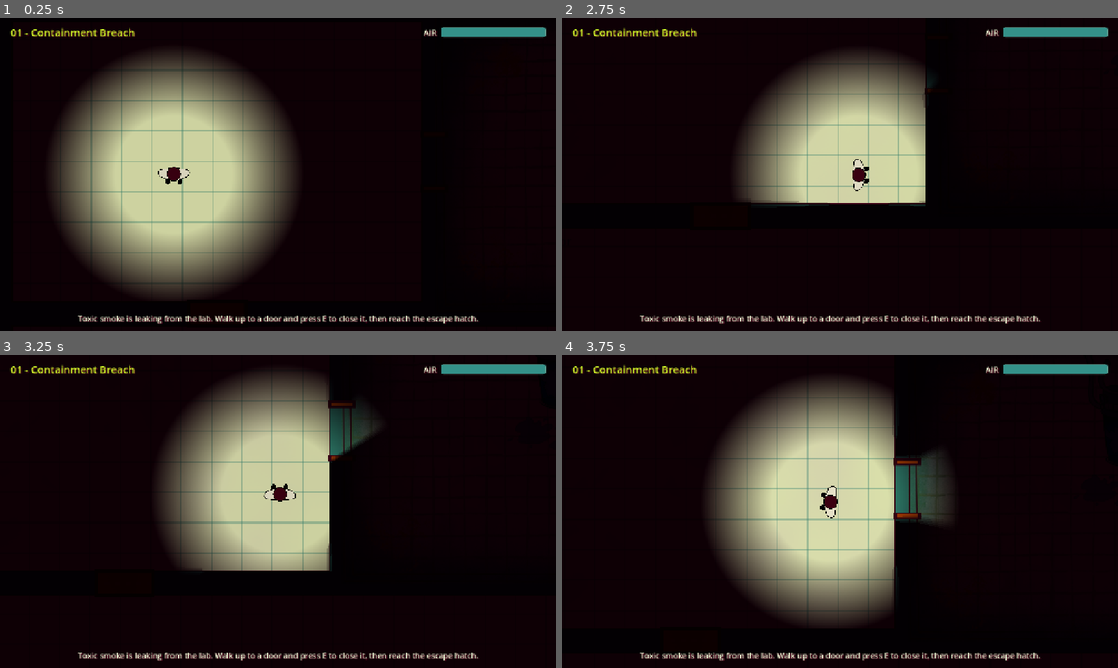
Above: before the commit, frames 1-4 (two rows, left to right).
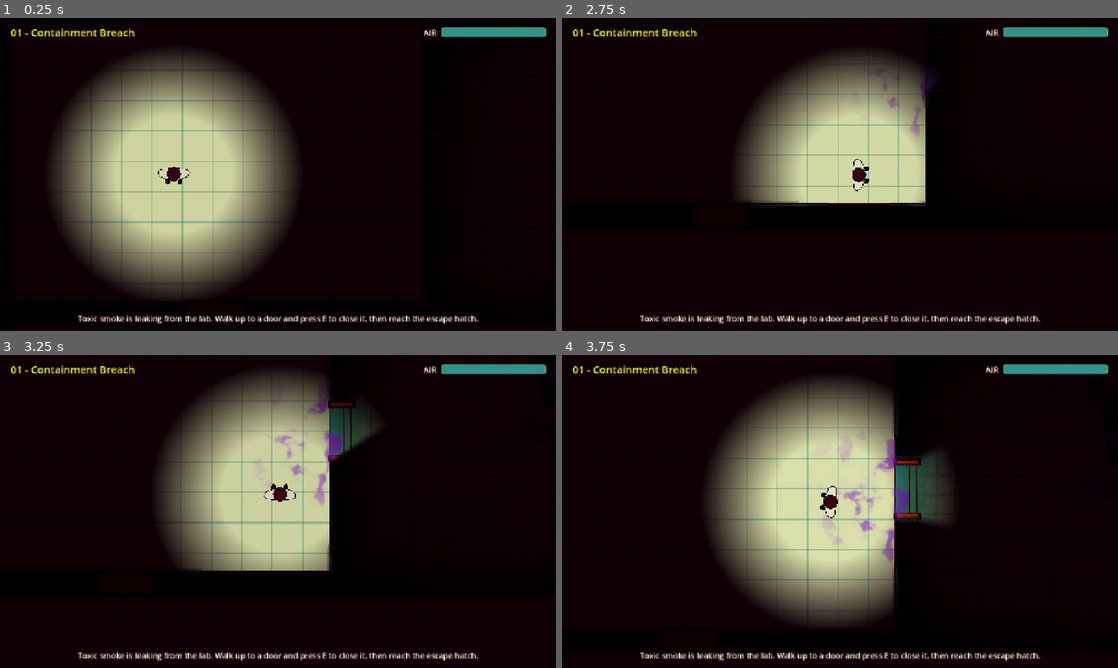
Above: after the commit, the same moments.

Repository: lvntszcs/jam26
Game: Godot game, scene res://scenes/main.tscn
Same seed, same stepped clock (60 frames per second), same inputs: the game is played once before the commit and once after it.
Inputs:
- Up to frame 1 (0.25 s): no input
- Up to frame 2 (2.75 s): tap E (interact) at 0.5, 1.35, 2 s; hold D (move_right) 0.53-1.28 s; hold E (interact) 0.53-1.28 s; hold S (move_down) 1.28-2.03 s; hold D (move_right) from 2.03 s (still down); hold E (interact) from 2.03 s (still down)
- Up to frame 3 (3.25 s): release D (move_right) at 2.78 s; release E (interact) at 2.78 s; hold W (move_up) from 2.78 s (still down); tap E (interact) at 2.85 s
- Up to frame 4 (3.75 s): tap E (interact) at 3.5 s; release W (move_up) at 3.53 s; hold A (move_left) from 3.53 s (still down); hold E (interact) from 3.53 s (still down)

Frame 1 is identical in both runs. In frame 2, 0.2% of the frame differs, in the area x 57-66%, y 19-38%; in frame 3, 0.7%; in frame 4, 1.0%, in the area x 47-63%, y 26-67%.

Commit message:
Animate the smoke with a tileable frame texture
Each room draws its smoke with a shader that tiles the ArtTheme's
smoke_frames in world space and cycles through them (with optional
crossfade and drift). A coarse per-room density grid places the smoke:
it enters at sources and doors from smokier rooms, spreads, and leaves
at vents and doors to cleaner rooms, while its total follows the room's
gameplay smoke level. Thin smoke keeps only the texture's thickest
parts, so cloud edges are ragged without needing edge tiles. All look
and spread settings live in config/smoke.tres with a per-level
override. Replaces the old drifting-puff overlay; includes two seamless
placeholder frames.

Co-Authored-By: Claude Opus 5.5 <noreply@anthropic.com>

Diff:
--- a/art/art_theme.tres
+++ b/art/art_theme.tres
@@ -8,7 +8,8 @@
 [ext_resource type="Texture2D" path="res://art/placeholder/vent_off.png" id="10_voff"]
 [ext_resource type="Texture2D" path="res://art/placeholder/smoke_source.png" id="11_source"]
 [ext_resource type="Texture2D" path="res://art/placeholder/exit.png" id="12_exit"]
-[ext_resource type="Texture2D" path="res://art/placeholder/smoke.png" id="13_smoke"]
+[ext_resource type="Texture2D" path="res://art/placeholder/smoke_frame_1.png" id="13_smoke1"]
+[ext_resource type="Texture2D" path="res://art/placeholder/smoke_frame_2.png" id="16_smoke2"]
 [ext_resource type="Texture2D" path="res://art/placeholder/highlight.png" id="14_highlight"]
 
 [resource]
@@ -20,7 +21,5 @@
 vent_off = ExtResource("10_voff")
 smoke_source = ExtResource("11_source")
 exit = ExtResource("12_exit")
-smoke = ExtResource("13_smoke")
-smoke_tint = Color(0.588235, 0.145098, 0.992157, 1)
-smoke_max_alpha = 0.5
+smoke_frames = Array[Texture2D]([ExtResource("13_smoke1"), ExtResource("16_smoke2")])
 highlight = ExtResource("14_highlight")
--- /dev/null
+++ b/config/smoke.tres
@@ -0,0 +1,18 @@
+[gd_resource type="Resource" script_class="SmokeConfig" format=3]
+
+[ext_resource type="Script" path="res://scripts/smoke/smoke_config.gd" id="1_config"]
+
+[resource]
+script = ExtResource("1_config")
+tint = Color(0.588235, 0.145098, 0.992157, 1)
+opacity = 0.85
+tile_size = 360.0
+alpha_source = 0
+frame_rate = 3.0
+crossfade = 0.25
+drift = Vector2(14, -8)
+edge_breakup = 0.7
+edge_softness = 0.25
+cell_size = 50.0
+spread_speed = 6.0
+fill_speed = 2.0
--- a/scripts/core/art_theme.gd
+++ b/scripts/core/art_theme.gd
@@ -33,12 +33,11 @@
 @export var exit: Texture2D
 
 @export_group("Effects")
-## One smoke puff. Keep it white/grey and set the color with smoke_tint,
-## or paint it in color and set smoke_tint to white.
-@export var smoke: Texture2D
-@export var smoke_tint := Palette.VIOLET
-## Opacity of a single puff in a room full of smoke. Puffs overlap, so keep this low.
-@export_range(0.0, 1.0) var smoke_max_alpha := 0.5
+## Animation frames of the smoke, played in order and looped. Each frame must tile seamlessly
+## (its left edge continues its right edge, and its top continues its bottom), and all frames
+## should be the same size. Color, size on screen, speed and edges are set in
+## res://config/smoke.tres.
+@export var smoke_frames: Array[Texture2D] = []
 ## Drawn around the object the player can interact with.
 @export var highlight: Texture2D
 
--- a/scripts/level/level.gd
+++ b/scripts/level/level.gd
@@ -19,6 +19,8 @@
 @export var door_flow := 0.5
 ## Local illumination for this level. Leave empty to use res://config/lighting.tres.
 @export var lighting: LightingConfig
+## How the smoke looks in this level. Leave empty to use res://config/smoke.tres.
+@export var smoke_config: SmokeConfig
 
 var player: Player
 var rooms: Array[Room] = []
@@ -40,6 +42,7 @@
 		object.setup(self, room_at(object.global_position))
 		if object.room == null and not object is Door:
 			push_warning("%s is not inside any room." % object.name)
+	_setup_smoke()
 	_spawn_player()
 	_setup_lighting()
 	_highlight = Sprite2D.new()
@@ -156,6 +159,15 @@
 	player.camera.limit_right = int(area.end.x)
 	player.camera.limit_bottom = int(area.end.y)
 	player.camera.reset_smoothing()
+
+
+## Gives every room a SmokeSurface that draws its smoke.
+func _setup_smoke() -> void:
+	var config := smoke_config if smoke_config else SmokeConfig.load_default()
+	for room in rooms:
+		var surface := SmokeSurface.new()
+		surface.setup(self, room, config)
+		room.add_child(surface)
 
 
 ## Darkens the world with a CanvasModulate and gives the player's light its settings.
--- a/scripts/level/room.gd
+++ b/scripts/level/room.gd
@@ -66,7 +66,7 @@
 	return {"edge": edge, "along": along, "distance": distances[edge]}
 
 
-## Builds the wall colliders and the smoke overlay. Called by the Level after doors are linked.
+## Builds the wall colliders. Called by the Level after doors are linked.
 func build() -> void:
 	for edge: Edge in Edge.values():
 		var horizontal := edge == Edge.TOP or edge == Edge.BOTTOM
@@ -79,9 +79,6 @@
 		for span in spans:
 			if span.y - span.x > 1.0:
 				_add_wall(edge, span)
-	var overlay := SmokeOverlay.new()
-	overlay.room = self
-	add_child(overlay)
 
 
 func _cut(spans: Array[Vector2], from: float, to: float) -> Array[Vector2]:
--- a/scripts/level/smoke_overlay.gd
+++ /dev/null
@@ -1,68 +0,0 @@
-class_name SmokeOverlay
-extends Node2D
-## Draws a room's smoke as slowly drifting puffs (one Sprite2D each). Their opacity follows the
-## room's smoke level. Created by Room.build(), so it isn't saved in any scene.
-
-## Distance between puff centres.
-@export var spacing := 120.0
-## Puff size as a multiple of `spacing`. Above 1, puffs overlap and blend.
-@export var puff_scale := 2.2
-## How far puffs wander from their resting spot, in pixels.
-@export var drift := 24.0
-## How quickly the drawn smoke catches up with the simulation.
-@export var smoothing := 2.5
-
-var room: Room
-var _shown := 0.0
-var _time := 0.0
-var _puffs: Array[Dictionary] = []
-
-
-func _ready() -> void:
-	z_index = 3
-	texture_filter = CanvasItem.TEXTURE_FILTER_LINEAR
-	_shown = room.smoke
-	var art := ArtTheme.active()
-	var rng := RandomNumberGenerator.new()
-	rng.seed = hash(room.get_path())
-	var inset := spacing * 0.5
-	var y := inset
-	while y < room.size.y:
-		var x := inset
-		while x < room.size.x:
-			var sprite := Sprite2D.new()
-			sprite.texture = art.smoke
-			if art.smoke:
-				sprite.scale = Vector2.ONE * spacing * puff_scale / art.smoke.get_size()
-			sprite.rotation = rng.randf() * TAU
-			add_child(sprite)
-			_puffs.append({
-				"sprite": sprite,
-				"home": Vector2(x, y) + Vector2(rng.randf_range(-0.3, 0.3), rng.randf_range(-0.3, 0.3)) * spacing,
-				"phase": rng.randf() * TAU,
-				"speed": rng.randf_range(0.2, 0.5),
-				"weight": rng.randf_range(0.6, 1.0),
-			})
-			x += spacing
-		y += spacing
-	_update_puffs()
-
-
-func _process(delta: float) -> void:
-	_time += delta
-	_shown = lerpf(_shown, room.smoke, minf(1.0, delta * smoothing))
-	_update_puffs()
-
-
-func _update_puffs() -> void:
-	visible = _shown >= 0.005
-	if not visible:
-		return
-	var art := ArtTheme.active()
-	for puff in _puffs:
-		var t: float = _time * puff.speed + puff.phase
-		var sprite: Sprite2D = puff.sprite
-		sprite.position = puff.home + Vector2(sin(t), cos(t * 0.8)) * drift
-		var color := art.smoke_tint
-		color.a *= _shown * art.smoke_max_alpha * puff.weight
-		sprite.modulate = color
--- /dev/null
+++ b/scripts/smoke/smoke.gdshader
@@ -0,0 +1,41 @@
+shader_type canvas_item;
+// Draws a room's smoke: a tileable, animated texture repeated in world space, shown only where
+// the room's density grid (this sprite's TEXTURE, one texel per cell) says there is smoke.
+// Thin smoke keeps only the texture's thickest parts, so clouds get ragged edges without
+// needing dedicated edge tiles.
+
+uniform sampler2D frame_a : source_color, repeat_enable, filter_linear;
+uniform sampler2D frame_b : source_color, repeat_enable, filter_linear;
+// 0 shows frame_a, 1 shows frame_b.
+uniform float blend : hint_range(0.0, 1.0) = 0.0;
+uniform vec4 tint : source_color = vec4(1.0);
+uniform float opacity : hint_range(0.0, 1.0) = 0.85;
+uniform float tile_size = 360.0;
+uniform vec2 drift = vec2(0.0);
+uniform bool luminance_as_alpha = false;
+uniform float edge_breakup : hint_range(0.0, 1.0) = 0.7;
+uniform float edge_softness : hint_range(0.01, 1.0) = 0.25;
+
+varying vec2 world_position;
+
+void vertex() {
+	world_position = (MODEL_MATRIX * vec4(VERTEX, 0.0, 1.0)).xy;
+}
+
+void fragment() {
+	float density = texture(TEXTURE, UV).r;
+	vec2 smoke_uv = (world_position - drift * TIME) / tile_size;
+	vec4 smoke = mix(texture(frame_a, smoke_uv), texture(frame_b, smoke_uv), blend);
+	float thickness = luminance_as_alpha ? dot(smoke.rgb, vec3(0.299, 0.587, 0.114)) : smoke.a;
+
+	// Even fade vs. ragged edge: as density drops, only the texture's thicker areas survive.
+	// The threshold runs from above the thickest possible value (density 0: nothing shows)
+	// to below the thinnest (density 1: the whole texture shows).
+	float fade = thickness * density;
+	float threshold = mix(1.0 + edge_softness, -edge_softness, density);
+	float ragged = thickness * smoothstep(threshold - edge_softness, threshold + edge_softness, thickness);
+	float alpha = mix(fade, ragged, edge_breakup) * opacity * tint.a;
+
+	vec3 color = luminance_as_alpha ? vec3(1.0) : smoke.rgb;
+	COLOR = vec4(color * tint.rgb, alpha);
+}
--- /dev/null
+++ b/scripts/smoke/smoke_config.gd
@@ -0,0 +1,55 @@
+@tool
+class_name SmokeConfig
+extends Resource
+## How the smoke looks and spreads on screen. The default is res://config/smoke.tres, and a
+## Level can use its own through its `smoke_config` property. The smoke art itself (the
+## tileable animation frames) is `smoke_frames` in res://art/art_theme.tres.
+## These settings only change the visuals: how much smoke a room holds, and how dangerous it
+## is, is decided by the smoke sources, vents and doors.
+
+const DEFAULT_PATH := "res://config/smoke.tres"
+
+enum AlphaSource {
+	## Use the texture's own transparency (for frames painted on a transparent background).
+	ALPHA,
+	## Use the texture's brightness (for frames painted white-on-black with no transparency).
+	LUMINANCE,
+}
+
+@export_group("Look")
+## Multiplied with the frames' colors. Use white for frames that are already colored.
+@export var tint := Palette.VIOLET
+## Opacity of a room completely full of smoke.
+@export_range(0.0, 1.0) var opacity := 0.85
+## Width and height in world pixels of one repeat of the tileable texture
+## (a room is about 1000 wide).
+@export var tile_size := 360.0
+## Which channel of the frames says how thick the smoke is.
+@export var alpha_source := AlphaSource.ALPHA
+
+@export_group("Animation")
+## Animation frames shown per second.
+@export var frame_rate := 3.0
+## 0 = frames swap instantly (hand-drawn "boil"), 1 = each frame fades smoothly into the next.
+@export_range(0.0, 1.0) var crossfade := 0.25
+## The texture slowly slides in this direction, in world pixels per second.
+@export var drift := Vector2(14.0, -8.0)
+
+@export_group("Edges")
+## How thin smoke looks. 0 = it fades out evenly, 1 = it breaks up along the texture's own
+## shapes, so the edge of a cloud is ragged instead of a soft fade.
+@export_range(0.0, 1.0) var edge_breakup := 0.7
+## Softness of those ragged edges.
+@export_range(0.01, 1.0) var edge_softness := 0.25
+
+@export_group("Spread")
+## Size of one cell of the on-screen density grid, in world pixels. Smaller = finer detail.
+@export var cell_size := 50.0
+## How fast smoke spreads across a room from where it comes in.
+@export var spread_speed := 6.0
+## How quickly the drawn amount of smoke catches up with the room's actual smoke level.
+@export var fill_speed := 2.0
+
+
+static func load_default() -> SmokeConfig:
+	return load(DEFAULT_PATH)
--- /dev/null
+++ b/scripts/smoke/smoke_surface.gd
@@ -0,0 +1,172 @@
+class_name SmokeSurface
+extends Sprite2D
+## The visible smoke of one room. It keeps a coarse density grid over the room: smoke is added
+## where it comes in (smoke sources, open doors from smokier rooms) and removed where it leaves
+## (running vents, open doors to cleaner rooms), then spreads cell to cell. The grid's total
+## follows the room's gameplay smoke level, so it only changes where the smoke is drawn,
+## not how much there is. The grid is drawn by smoke.gdshader with the ArtTheme's smoke frames.
+## Created by the Level, so it isn't saved in any scene.
+
+const SHADER := preload("res://scripts/smoke/smoke.gdshader")
+
+var room: Room
+var level: Level
+var config: SmokeConfig
+var _columns := 0
+var _rows := 0
+var _cells := PackedFloat32Array()
+var _image: Image
+var _mask: ImageTexture
+var _frames: Array[Texture2D] = []
+var _frame_time := 0.0
+var _shown_frame := -1
+
+
+func setup(target_level: Level, target_room: Room, target_config: SmokeConfig) -> void:
+	level = target_level
+	room = target_room
+	config = target_config
+
+
+func _ready() -> void:
+	z_index = 3
+	centered = false
+	texture_filter = CanvasItem.TEXTURE_FILTER_LINEAR
+	_columns = maxi(1, ceili(room.size.x / config.cell_size))
+	_rows = maxi(1, ceili(room.size.y / config.cell_size))
+	_cells.resize(_columns * _rows)
+	_cells.fill(room.smoke)
+	_image = Image.create(_columns, _rows, false, Image.FORMAT_L8)
+	_mask = ImageTexture.create_from_image(_image)
+	texture = _mask
+	scale = room.size / Vector2(_columns, _rows)
+
+	_frames = ArtTheme.active().smoke_frames.duplicate()
+	var shader_material := ShaderMaterial.new()
+	shader_material.shader = SHADER
+	shader_material.set_shader_parameter("tint", config.tint)
+	shader_material.set_shader_parameter("opacity", config.opacity)
+	shader_material.set_shader_parameter("tile_size", config.tile_size)
+	shader_material.set_shader_parameter("drift", config.drift)
+	shader_material.set_shader_parameter("luminance_as_alpha", config.alpha_source == SmokeConfig.AlphaSource.LUMINANCE)
+	shader_material.set_shader_parameter("edge_breakup", config.edge_breakup)
+	shader_material.set_shader_parameter("edge_softness", config.edge_softness)
+	material = shader_material
+	visible = not _frames.is_empty()
+	if _frames.is_empty():
+		push_warning("ArtTheme has no smoke_frames; smoke is invisible.")
+	_upload()
+
+
+func _process(delta: float) -> void:
+	_simulate(delta)
+	_upload()
+	_animate(delta)
+
+
+## Moves the grid's total toward the room's smoke level at the entry or exit points,
+## then lets it spread.
+func _simulate(delta: float) -> void:
+	var mean := 0.0
+	for value in _cells:
+		mean += value
+	mean /= _cells.size()
+	var change := (room.smoke - mean) * minf(1.0, config.fill_speed * delta)
+	if absf(change) > 0.00001:
+		var points := _entry_cells() if change > 0.0 else _exit_cells()
+		if points.is_empty():
+			for i in _cells.size():
+				_cells[i] = clampf(_cells[i] + change, 0.0, 1.0)
+		else:
+			var per_point := change * _cells.size() / points.size()
+			for i in points:
+				_cells[i] = clampf(_cells[i] + per_point, 0.0, 1.0)
+	_spread(minf(1.0, config.spread_speed * delta))
+
+
+func _spread(rate: float) -> void:
+	var next := _cells.duplicate()
+	for y in _rows:
+		for x in _columns:
+			var i := y * _columns + x
+			var current := _cells[i]
+			var flow := 0.0
+			var neighbours := 0
+			if x > 0:
+				flow += _cells[i - 1]
+				neighbours += 1
+			if x < _columns - 1:
+				flow += _cells[i + 1]
+				neighbours += 1
+			if y > 0:
+				flow += _cells[i - _columns]
+				neighbours += 1
+			if y < _rows - 1:
+				flow += _cells[i + _columns]
+				neighbours += 1
+			next[i] = current + rate * (flow - current * neighbours) * 0.25
+	_cells = next
+
+
+## Cells where smoke comes in: smoke sources, and open doors from smokier rooms.
+func _entry_cells() -> PackedInt32Array:
+	var points := PackedInt32Array()
+	for object in level.objects:
+		if object.room == room and object is SmokeSource:
+			points.append(_cell_at(object.global_position))
+	for door in room.doors:
+		if door.is_open and _other_room(door) and _other_room(door).smoke > room.smoke:
+			points.append(_cell_at(door.global_position))
+	return points
+
+
+## Cells where smoke leaves: running vents, and open doors to cleaner rooms.
+func _exit_cells() -> PackedInt32Array:
+	var points := PackedInt32Array()
+	for object in level.objects:
+		if object.room == room and object is Vent and (object as Vent).is_on:
+			points.append(_cell_at(object.global_position))
+	for door in room.doors:
+		if door.is_open and _other_room(door) and _other_room(door).smoke < room.smoke:
+			points.append(_cell_at(door.global_position))
+	return points
+
+
+func _other_room(door: Door) -> Room:
+	for other in door.rooms:
+		if other != room:
+			return other
+	return null
+
+
+func _cell_at(point: Vector2) -> int:
+	var local := (point - room.global_position) / room.size
+	var x := clampi(int(local.x * _columns), 0, _columns - 1)
+	var y := clampi(int(local.y * _rows), 0, _rows - 1)
+	return y * _columns + x
+
+
+func _upload() -> void:
+	var bytes := PackedByteArray()
+	bytes.resize(_cells.size())
+	for i in _cells.size():
+		bytes[i] = int(clampf(_cells[i], 0.0, 1.0) * 255.0)
+	_image.set_data(_columns, _rows, false, Image.FORMAT_L8, bytes)
+	_mask.update(_image)
+
+
+## Steps through the animation frames, optionally fading each into the next.
+func _animate(delta: float) -> void:
+	if _frames.is_empty():
+		return
+	_frame_time += delta * config.frame_rate
+	var index := int(_frame_time) % _frames.size()
+	if index != _shown_frame:
+		_shown_frame = index
+		material.set_shader_parameter("frame_a", _frames[index])
+		material.set_shader_parameter("frame_b", _frames[(index + 1) % _frames.size()])
+	var progress := fmod(_frame_time, 1.0)
+	var blend := 0.0
+	if config.crossfade > 0.0:
+		blend = smoothstep(1.0 - config.crossfade, 1.0, progress)
+	material.set_shader_parameter("blend", blend)
Binary file removed: art/placeholder/smoke.png
Binary file added: art/placeholder/smoke_frame_1.png
Not shown, changed: art/placeholder/smoke_frame_1.png.import
Binary file added: art/placeholder/smoke_frame_2.png
Not shown, added: art/placeholder/smoke_frame_2.png.import
Not shown, removed: scripts/level/smoke_overlay.gd.uid
Not shown, added: scripts/smoke/smoke.gdshader.uid
Not shown, added: scripts/smoke/smoke_config.gd.uid
Not shown, added: scripts/smoke/smoke_surface.gd.uid
Not shown, changed: AGENTS.md
Not shown, changed: art/README.md
Not shown, changed: scenes/levels/README.md
